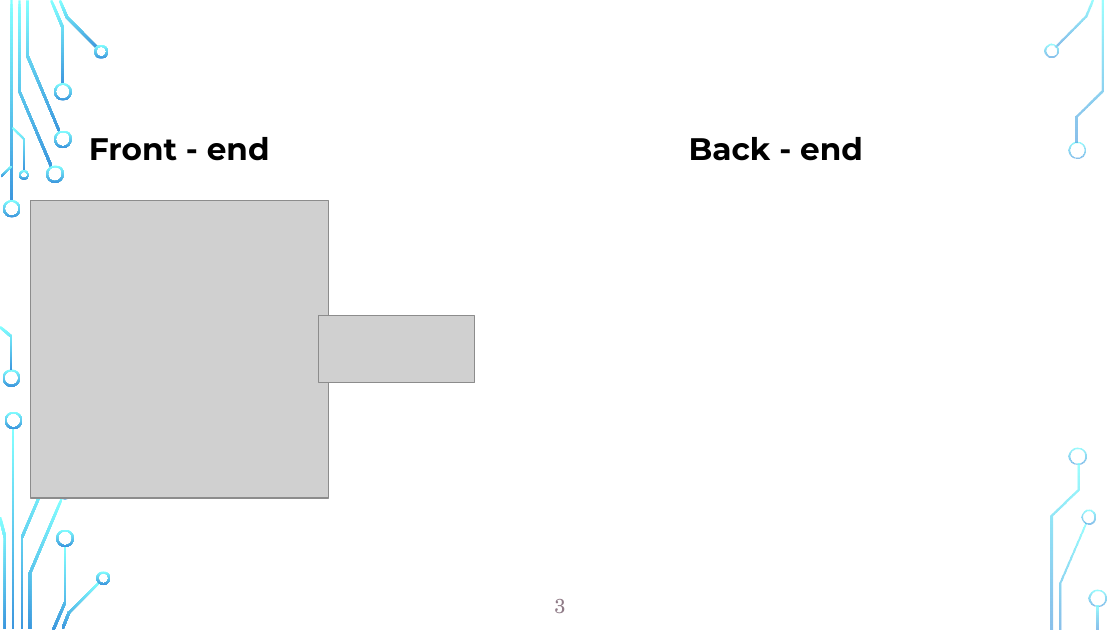
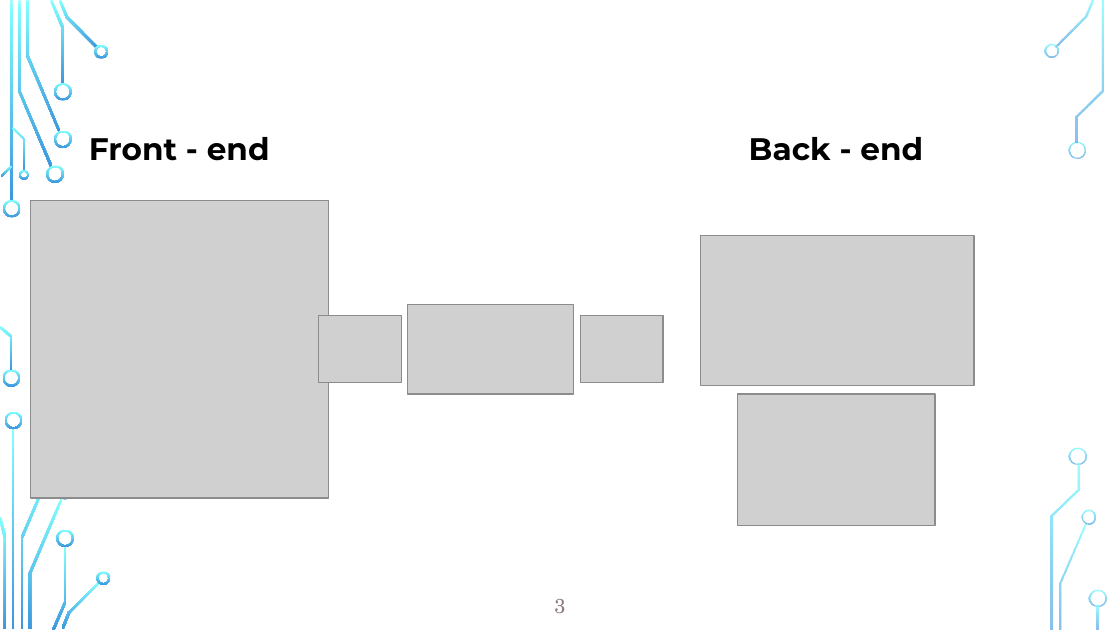
Before and after one commit to karin-romero/WT-Project, a slide deck: slide 3 of group3/Grupo 3 - Proyecto.pptx. Drawn at 1120x630 pixels with LibreOffice and Linux fonts; fonts in the diff are those of the drawing; grey boxes stand for pictures; background and template pictures are left out. Boxes give left, top, right and bottom in pixels: in the first picture for what was removed or moved away, otherwise in the second. Text is boxed around its words. In the diff, an @@ line names an element or a change of style, - is before the commit and + after.

```diff
--- a/group3/Grupo 3 - Proyecto.pptx
+++ b/group3/Grupo 3 - Proyecto.pptx
@@ text "Back - end": place and size @@
-text "Back - end" at (689, 137, 863, 161)
+text "Back - end" at (749, 137, 923, 161)
@@ picture added at (700, 235, 973, 385) @@
@@ picture: place and size @@
-picture at (318, 316, 475, 382)
+picture at (318, 316, 401, 382)
@@ picture added at (408, 305, 573, 394) @@
@@ picture added at (580, 316, 663, 382) @@
@@ picture added at (737, 394, 935, 526) @@
```
Also in this commit, not shown: 1 other slide changed.
